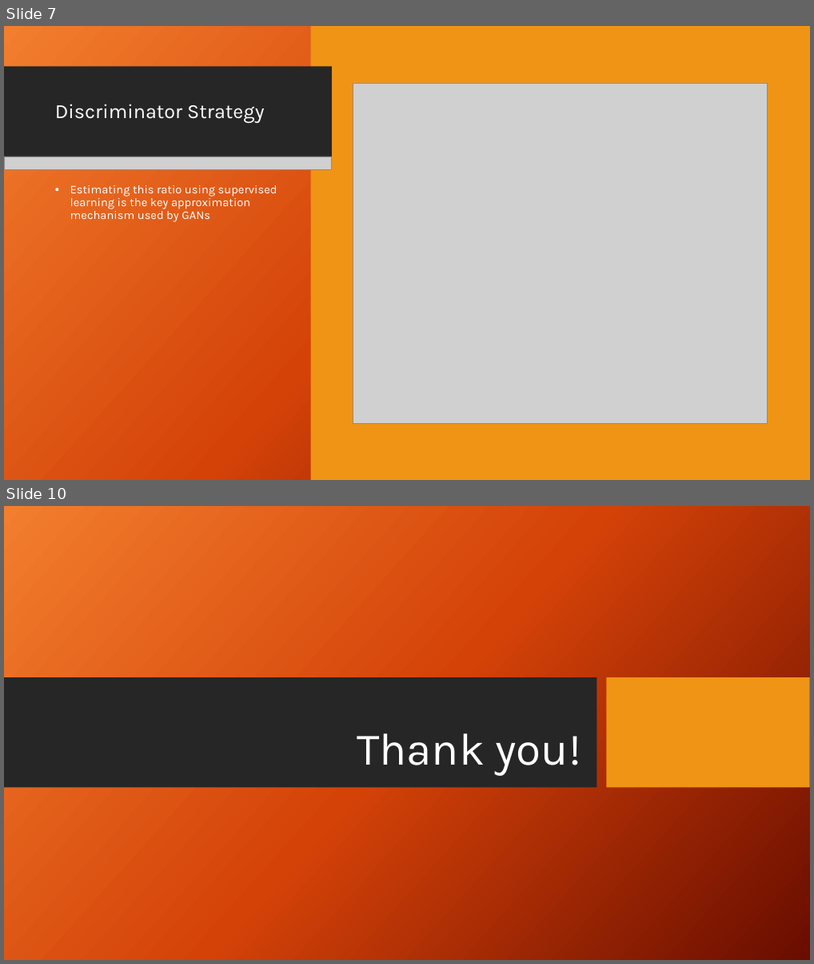
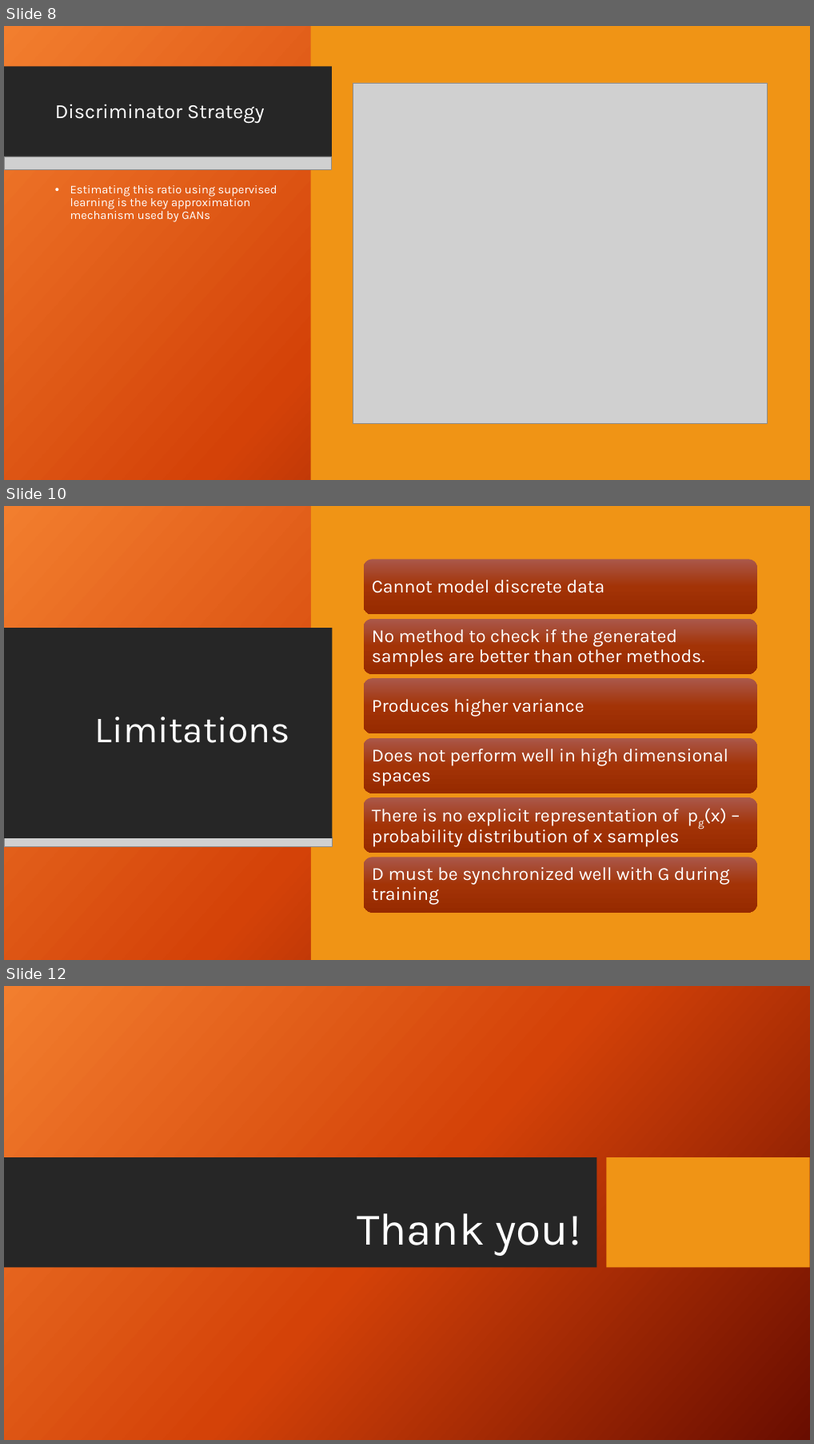
Before and after one commit to agx01/gans_presentation, a slide deck: GANs_Presentation.pptx. Shown one above the other, each under a label of ours: slides 7 and 10 before the commit, slides 8, 10 and 12 after it; the slides between them are not shown. The pictures are 814x964 and 814x1444 pixels, drawn with LibreOffice and Linux fonts; fonts in the diff are those of the drawing; grey boxes stand for pictures; background and template pictures are left out. Boxes give left, top, right and bottom in pixels: in the first picture for what was removed or moved away, otherwise in the second. Text is boxed around its words. In the diff, an @@ line names an element or a change of style, - is before the commit and + after.

```diff
--- a/GANs_Presentation.pptx
+++ b/GANs_Presentation.pptx
@@ slide 10 added at bbox=[4, 506, 810, 960], background picture (left out); not listed: 2 template elements that a slide beside it also shows @@
@@ rectangle added at bbox=[4, 506, 810, 960], fill gradient #F18031 to #D54209 to #6A0D00 @@
@@ rectangle added at bbox=[311, 506, 810, 960], fill #F09415 @@
@@ rectangle added at bbox=[4, 628, 333, 838], fill #262626 @@
@@ title added at bbox=[95, 716, 290, 743], 44 pt, text #FFFFFF @@
+Limitations
@@ picture added at bbox=[4, 837, 333, 847] @@
@@ group added at bbox=[364, 560, 758, 912]: 6 rounded rectangles, 6 texts @@
+Cannot model discrete data
+No method to check if the generated samples are better than other methods.
+Produces higher variance
+Does not perform well in high dimensional spaces
+There is no explicit representation of pg(x) – probability distribution of x samples
+D must be synchronized well with G during training
@@ what was slide 7 is now slide 8 @@
@@ what was slide 10 is now slide 12 @@
```
Also in this commit, not shown: 7 slides changed, 1 other slide added.
